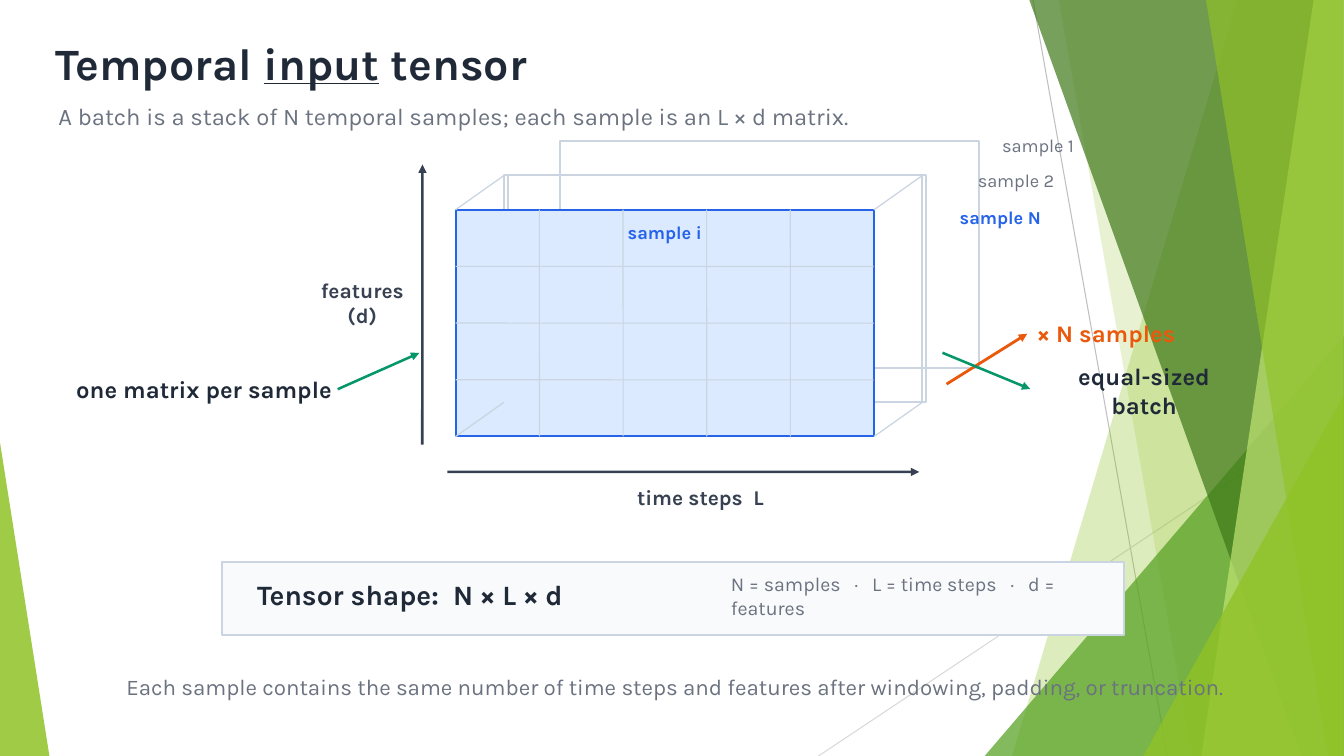
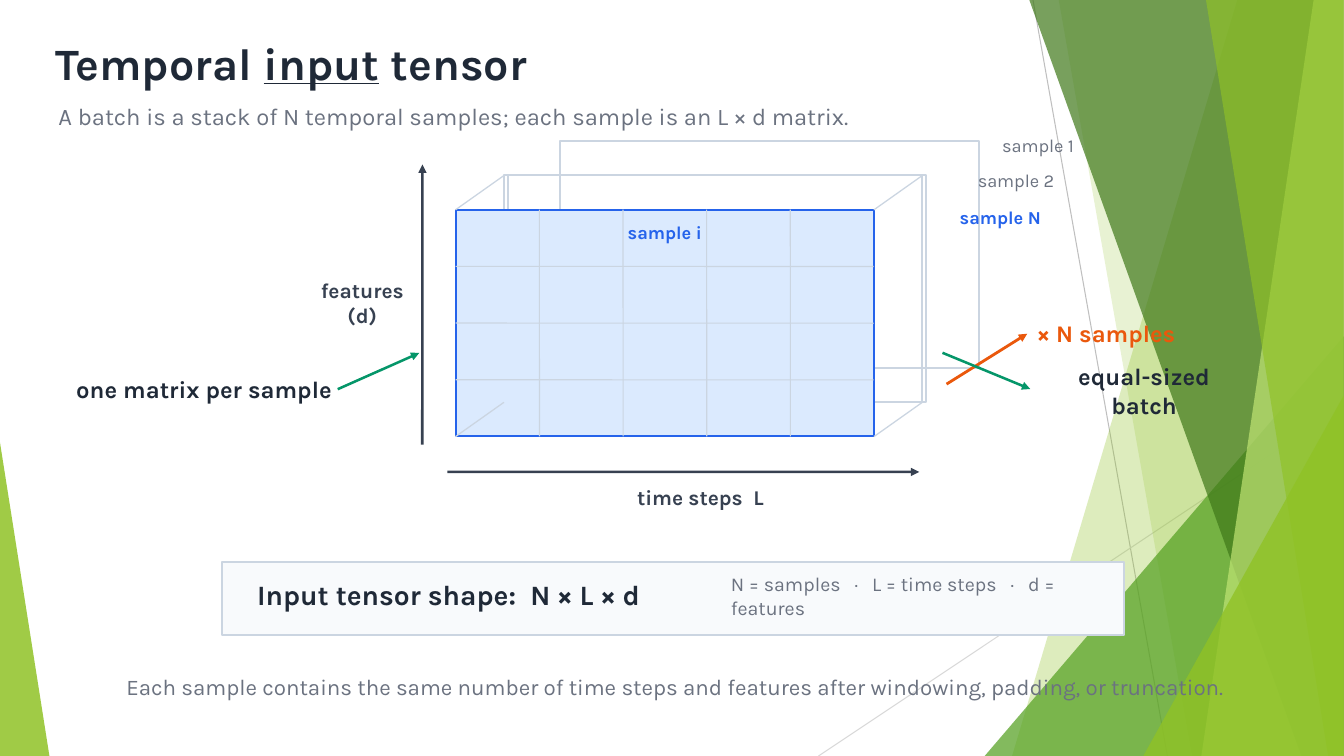
Before and after one commit to FranzGH/timeseries, a slide deck: slide 78 of Slides/01 Problem formulation and data structure.pptx. Drawn at 1344x756 pixels with LibreOffice and Linux fonts; fonts in the diff are those of the drawing. Boxes give left, top, right and bottom in pixels: in the first picture for what was removed or moved away, otherwise in the second. Text is boxed around its words. In the diff, an @@ line names an element or a change of style, - is before the commit and + after.

```diff
--- a/Slides/01 Problem formulation and data structure.pptx
+++ b/Slides/01 Problem formulation and data structure.pptx
@@ text at (257, 585, 640, 612): text changed @@
-Tensor shape: N × L × d
+Input tensor shape: N × L × d
```
Also in this commit, not shown: 10 other slides changed, 1 slide added, 1 other file.
